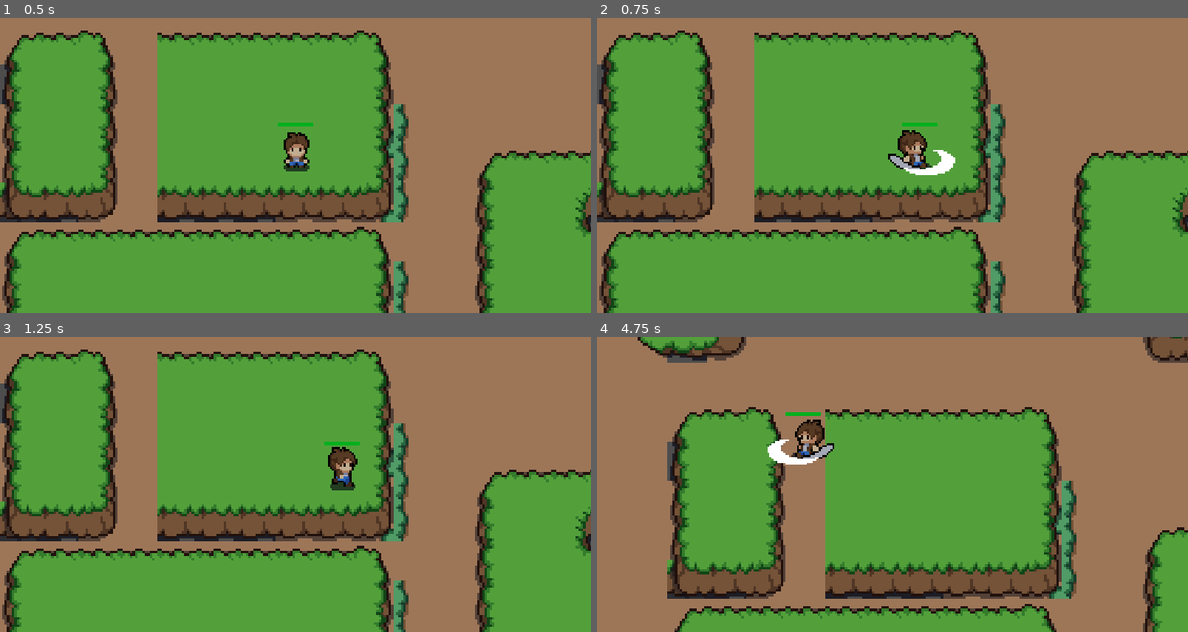
Above: before the commit, frames 1-4 (two rows, left to right).
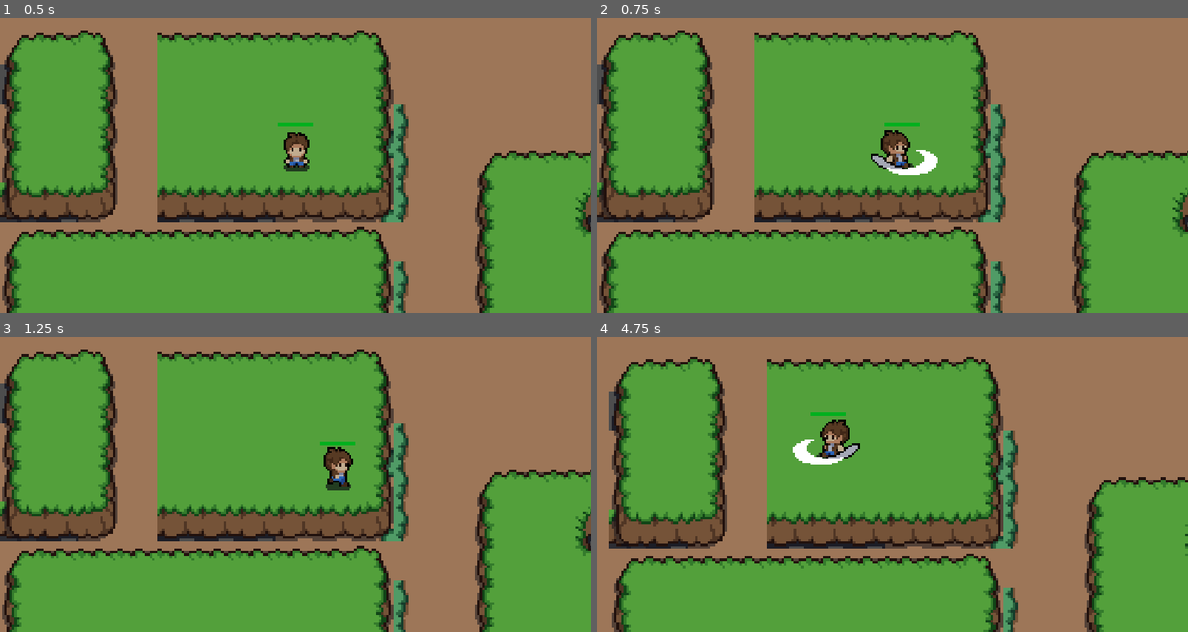
Above: after the commit, the same moments.

Repository: triuyen/Godot_grp_project
Game: Godot game, scene res://scenes/root.tscn
The game is run twice, just before and just after one commit, with the same random seed, the same clock (stepped at 60 frames per second) and the same inputs.
Inputs (mouse positions are in pixels of both pictures, inside the frame that each line leads up to):
- Up to frame 1 (0.5 s): no input
- Up to frame 2 (0.75 s): move the mouse to (1022, 150) at 0.52 s; hold D (player_right) from 0.53 s (still down); click (1022, 150) at 0.6 s
- Up to frame 3 (1.25 s): keep holding D (player_right)
- Up to frame 4 (4.75 s): move the mouse to (774, 499) at 1.27 s; release D (player_right) at 1.28 s; hold S (player_down) 1.28-2.03 s; click (774, 499) at 1.35 s; move the mouse to (951, 419) at 2.02 s; hold D (player_right) 2.03-2.78 s; tap Shift (player_dash) at 2.1, 4.35 s; click (951, 419) at 2.3 s; move the mouse to (862, 543) at 2.77 s; hold W (player_up) 2.78-3.53 s; click (862, 543) at 2.85 s; move the mouse to (1069, 528) at 3.52 s; hold A (player_left) from 3.53 s (still down); click (1069, 528) at 3.6 s; move the mouse to (715, 440) at 4.27 s; click (715, 440) at 4.55 s

Frame 1 is identical in both runs. In frame 2, 1.4% of the frame differs, in the area x 46-61%, y 35-54%; in frame 3, 0.5%; in frame 4, 61%, in the area x 2-100%, y 0-100%.

Commit message:
Stop movement while attacking

Diff:
--- a/godot/scripts/player.gd
+++ b/godot/scripts/player.gd
@@ -25,6 +25,7 @@
 # dash
 var is_dashing = false
 var dash_timer = Timer
+signal has_dashed
 
 # states variables
 var is_alive = true
@@ -40,6 +41,7 @@
 
 	# attack
 	if Input.is_action_just_pressed("player_attack") and not is_attacking:
+		player.velocity =  Vector2.ZERO
 		is_attacking = true
 		attack_hitbox.monitorable = true
 		attack_hitbox.monitoring = true
